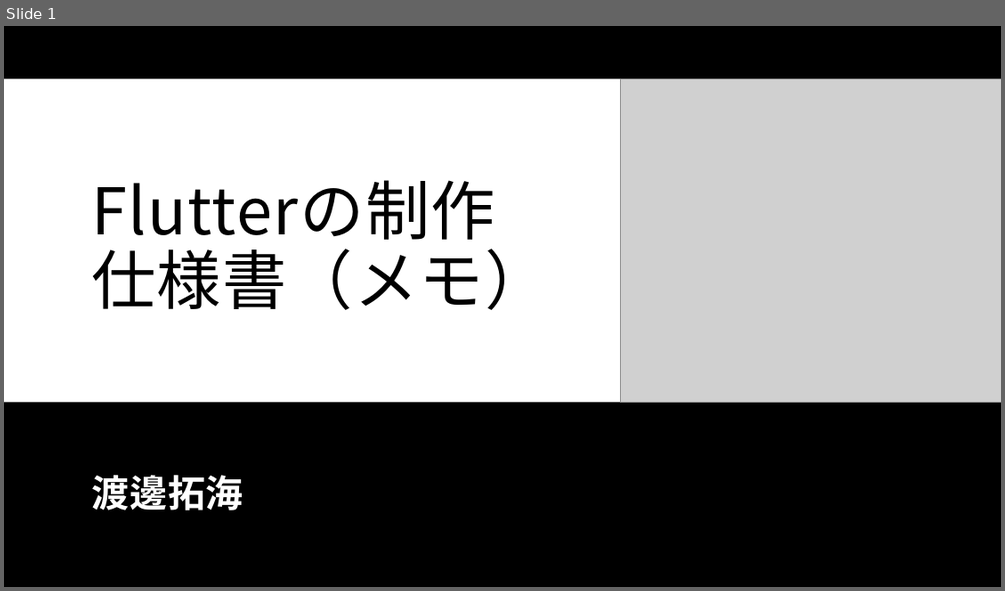
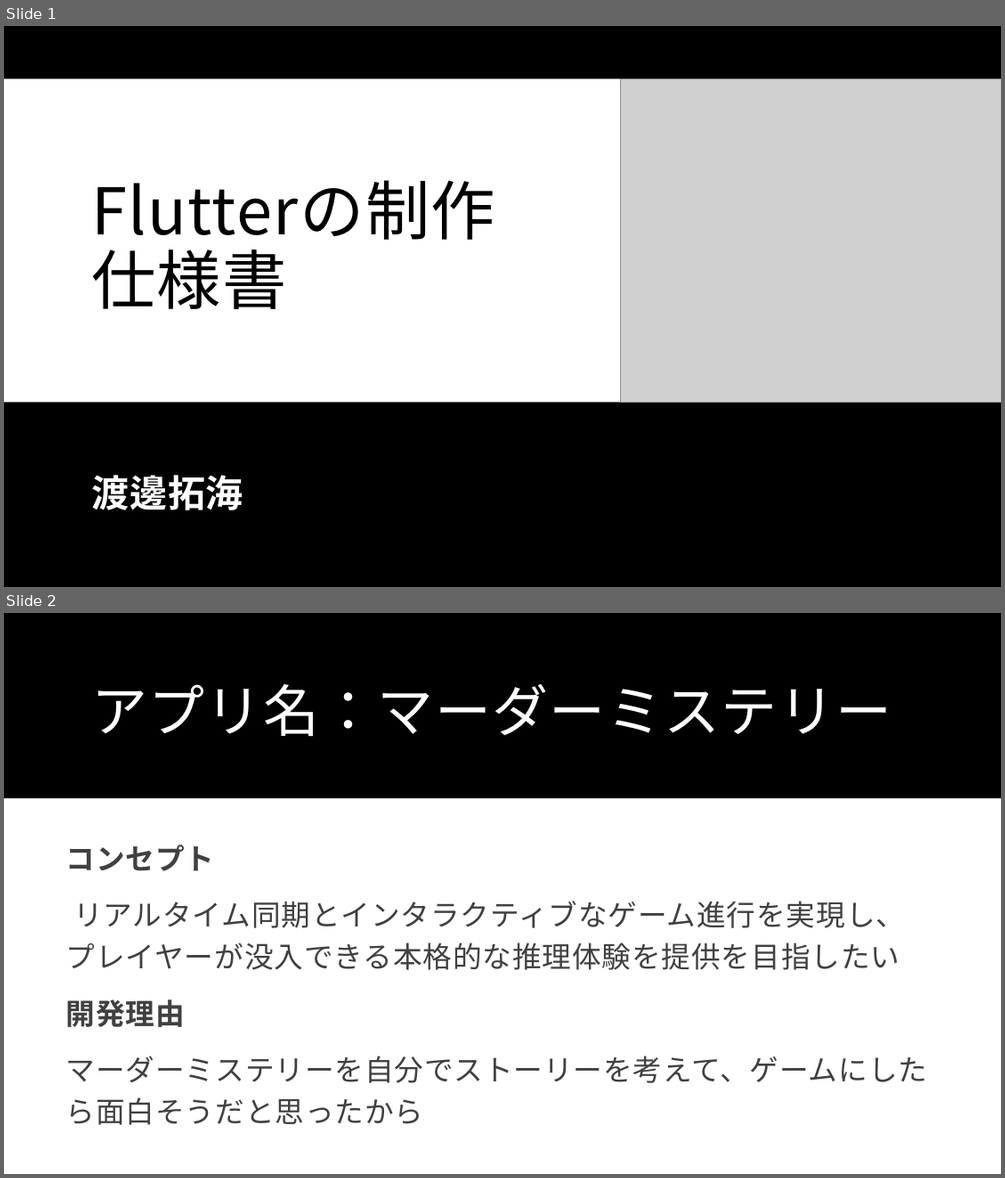
Before and after one commit to Wtnbtkm/flutter_application_1, a slide deck: Flutterの制作仕様書・アイディア（メモ）.pptx. Shown one above the other, each under a label of ours: slide 1 before the commit, slides 1 and 2 after it. The pictures are 1005x591 and 1005x1178 pixels, drawn with LibreOffice and Linux fonts; fonts in the diff are those of the drawing; grey boxes stand for pictures. Boxes give left, top, right and bottom in pixels: in the first picture for what was removed or moved away, otherwise in the second. Text is boxed around its words. In the diff, an @@ line names an element or a change of style, - is before the commit and + after.

Commit message:
パワーポイント（発表するためのスライドの追加）

```diff
--- a/Flutterの制作仕様書・アイディア（メモ）.pptx
+++ b/Flutterの制作仕様書・アイディア（メモ）.pptx
@@ slide 2 added at bbox=[4, 613, 1001, 1174], background #FFFFFF @@
@@ rectangle added at bbox=[4, 613, 1001, 798], fill #000000 @@
@@ title added at bbox=[91, 684, 891, 737], 54 pt, text #FFFFFF @@
+アプリ名：マーダーミステリー
@@ text added at bbox=[66, 844, 927, 1125], 28 pt, text #404040 @@
+コンセプト
+リアルタイム同期とインタラクティブなゲーム進行を実現し、プレイヤーが没入できる本格的な推理体験を提供を目指したい
+開発理由
+マーダーミステリーを自分でストーリーを考えて、ゲームにしたら面白そうだと思ったから
@@ slide 1 changed as well @@
@@ title at bbox=[91, 238, 550, 310]: text changed @@
-Flutterの制作仕様書（メモ）
+Flutterの制作仕様書
```
Also in this commit, not shown: 19 other slides added, 2 slides removed.
